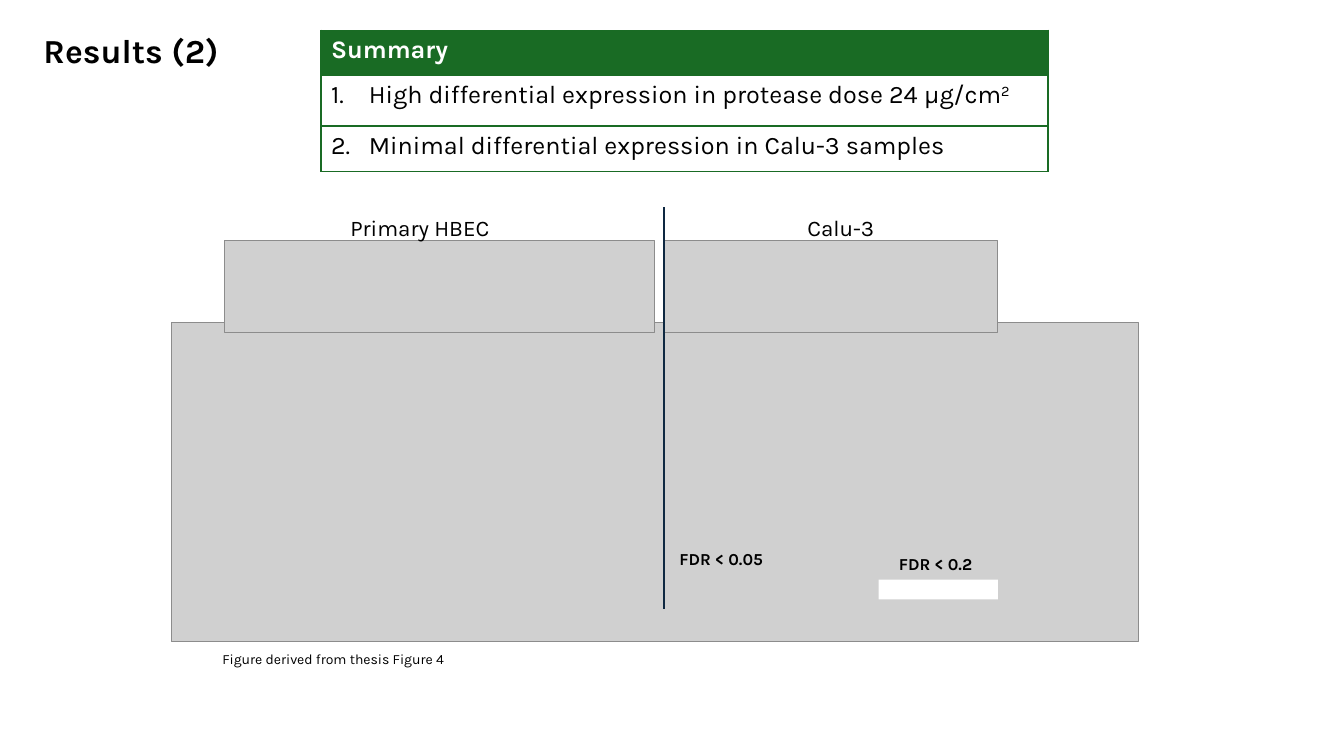
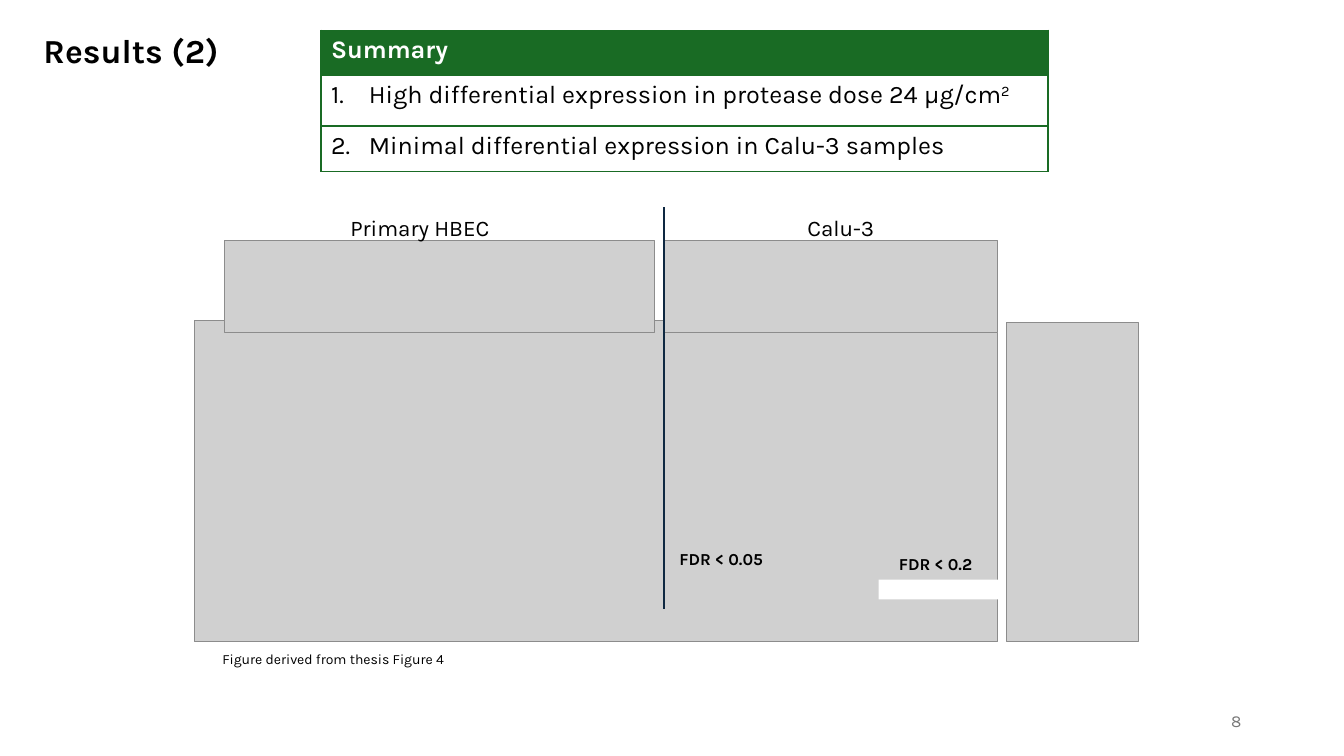
Before and after one commit to CJ770411/L4137_HBEC_EV_Transcriptomics-Project, a slide deck: slide 8 of viva/presentation/drafts/viva_presentation_DRAFT_1.pptx (slide 7 before the commit). Drawn at 1344x756 pixels with LibreOffice and Linux fonts; fonts in the diff are those of the drawing; grey boxes stand for pictures. Boxes give left, top, right and bottom in pixels: in the first picture for what was removed or moved away, otherwise in the second. Text is boxed around its words. In the diff, an @@ line names an element or a change of style, - is before the commit and + after.

```diff
--- a/viva/presentation/drafts/viva_presentation_DRAFT_1.pptx
+++ b/viva/presentation/drafts/viva_presentation_DRAFT_1.pptx
@@ picture: place and size @@
-picture at [171, 323, 1138, 641]
+picture at [195, 321, 999, 642]
@@ picture added at [1007, 323, 1139, 641] @@
@@ page number added at [1231, 716, 1241, 727], 12 pt, text #797979 @@
+8
```
Also in this commit, not shown: 17 other slides changed, 11 slides added, 5 slides removed, 4 other files.
